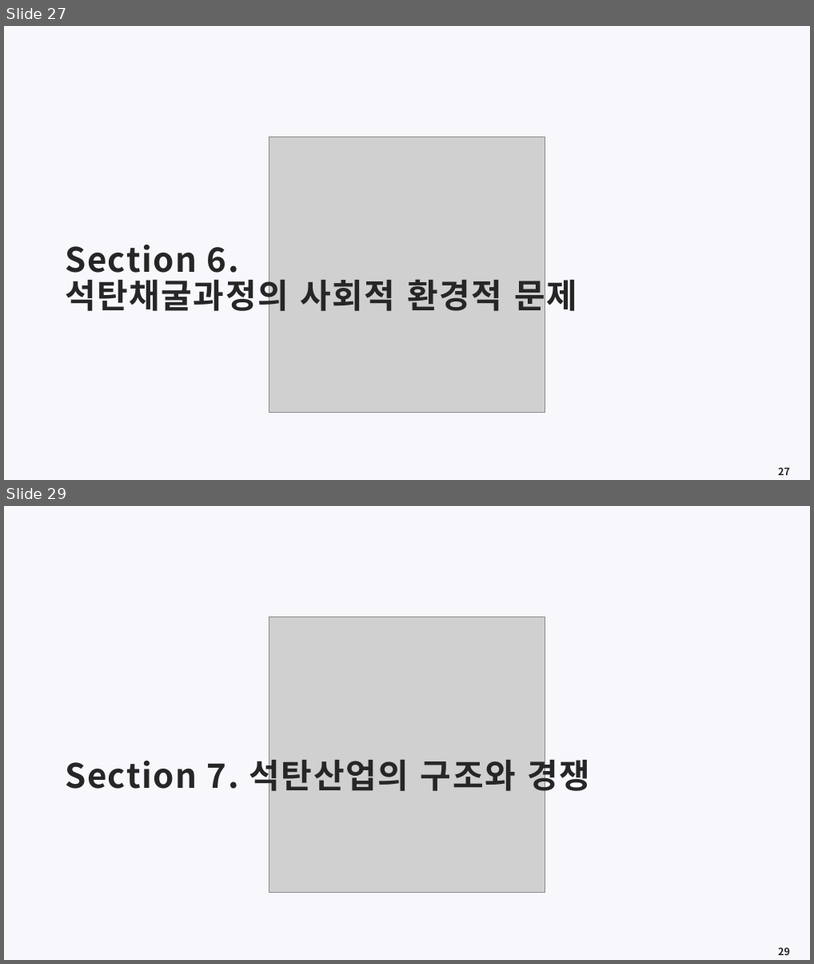
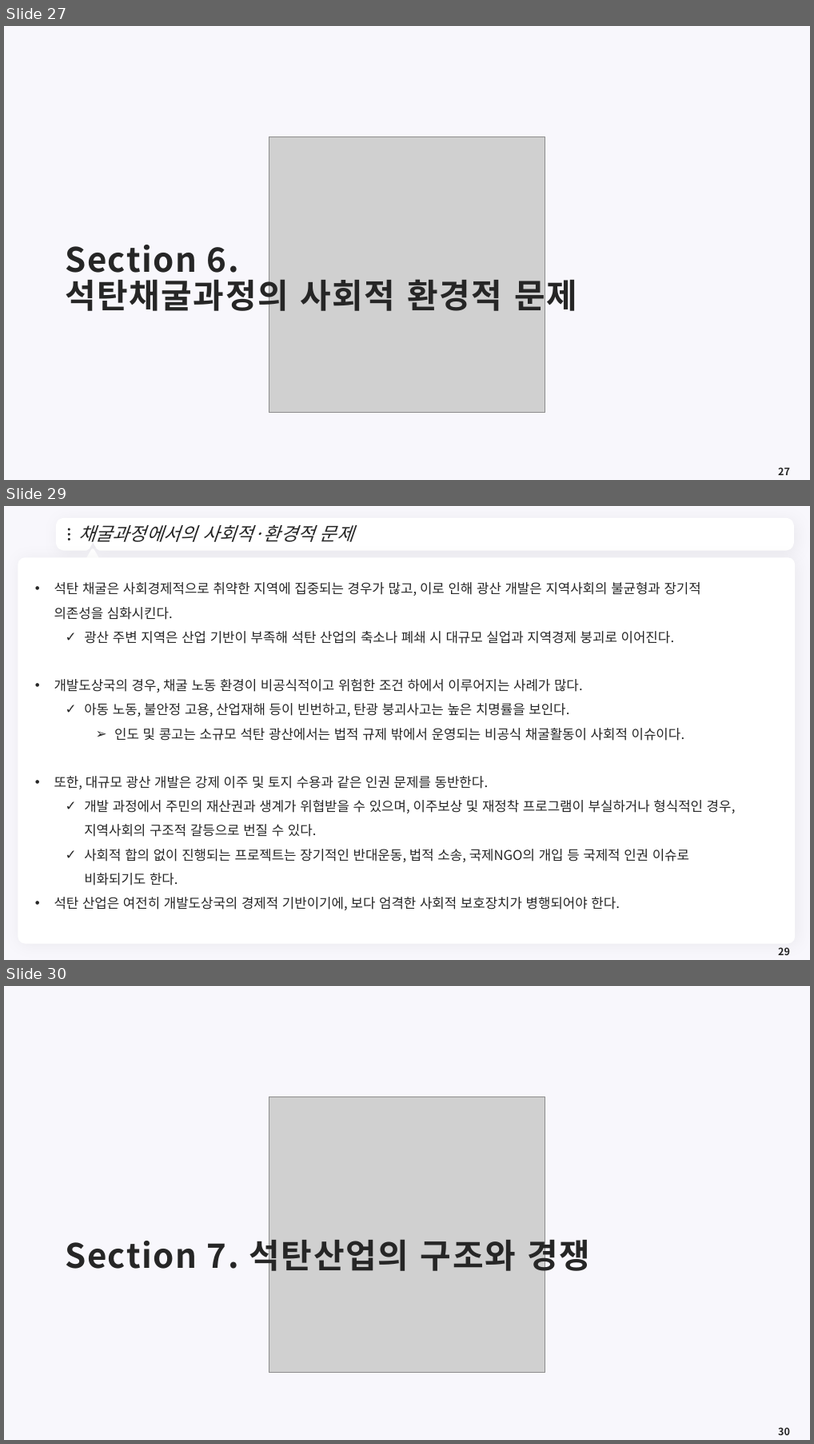
Before and after one commit to meandthey/Teaching, a slide deck: 에너지경제학/자원에너지경제학_Chapter_4 (석탄).pptx. Shown one above the other, each under a label of ours: slides 27 and 29 before the commit, slides 27, 29 and 30 after it; the slides between them are not shown. The pictures are 814x964 and 814x1444 pixels, drawn with LibreOffice and Linux fonts; fonts in the diff are those of the drawing; grey boxes stand for pictures; background and template pictures are left out. Boxes give left, top, right and bottom in pixels: in the first picture for what was removed or moved away, otherwise in the second. Text is boxed around its words. In the diff, an @@ line names an element or a change of style, - is before the commit and + after.

```diff
--- a/에너지경제학/자원에너지경제학_Chapter_4 (석탄).pptx
+++ b/에너지경제학/자원에너지경제학_Chapter_4 (석탄).pptx
@@ slide 29 added at bbox=[4, 506, 810, 960], background #F8F7FC @@
@@ freeform shape added at bbox=[59, 521, 792, 548], fill #FFFFFF, outline #FFFFFF 7.25 pt @@
@@ ellipse added at bbox=[68, 528, 70, 531], fill #262626 @@
@@ title added at bbox=[78, 525, 354, 542], 22 pt, text #262626, italic @@
+채굴과정에서의 사회적·환경적 문제
@@ ellipse added at bbox=[68, 533, 70, 536], fill #262626 @@
@@ ellipse added at bbox=[68, 538, 70, 540], fill #262626 @@
@@ triangle added at bbox=[86, 550, 99, 562], fill #FFFFFF, outline #FFFFFF 3.75 pt @@
@@ freeform shape added at bbox=[775, 530, 782, 540], fill #FFFFFF @@
@@ rounded rectangle added at bbox=[18, 557, 796, 944], fill #FFFFFF @@
@@ text added at bbox=[54, 582, 736, 910], 16 pt, text #262626 @@
+• 석탄 채굴은 사회경제적으로 취약한 지역에 집중되는 경우가 많고, 이로 인해 광산 개발은 지역사회의 불균형과 장기적 의존성을 심화시킨다.
+  ✓ 광산 주변 지역은 산업 기반이 부족해 석탄 산업의 축소나 폐쇄 시 대규모 실업과 지역경제 붕괴로 이어진다.
+• 개발도상국의 경우, 채굴 노동 환경이 비공식적이고 위험한 조건 하에서 이루어지는 사례가 많다.
+  ✓ 아동 노동, 불안정 고용, 산업재해 등이 빈번하고, 탄광 붕괴사고는 높은 치명률을 보인다.
+    ➢ 인도 및 콩고는 소규모 석탄 광산에서는 법적 규제 밖에서 운영되는 비공식 채굴활동이 사회적 이슈이다.
+• 또한, 대규모 광산 개발은 강제 이주 및 토지 수용과 같은 인권 문제를 동반한다.
+  ✓ 개발 과정에서 주민의 재산권과 생계가 위협받을 수 있으며, 이주보상 및 재정착 프로그램이 부실하거나 형식적인 경우, 지역사회의 구조적 갈등으로 번질 수 있다.
+  ✓ 사회적 합의 없이 진행되는 프로젝트는 장기적인 반대운동, 법적 소송, 국제NGO의 개입 등 국제적 인권 이슈로 비화되기도 한다.
+• 석탄 산업은 여전히 개발도상국의 경제적 기반이기에, 보다 엄격한 사회적 보호장치가 병행되어야 한다.
@@ page number added at bbox=[778, 947, 790, 955], 12 pt, text #262626, bold @@
+29
@@ what was slide 29 is now slide 30 @@
@@ page number at bbox=[778, 1427, 790, 1435]: text changed @@
-29
+30
```
Also in this commit, not shown: 1 slide changed, 8 other slides added, 1 other file.
